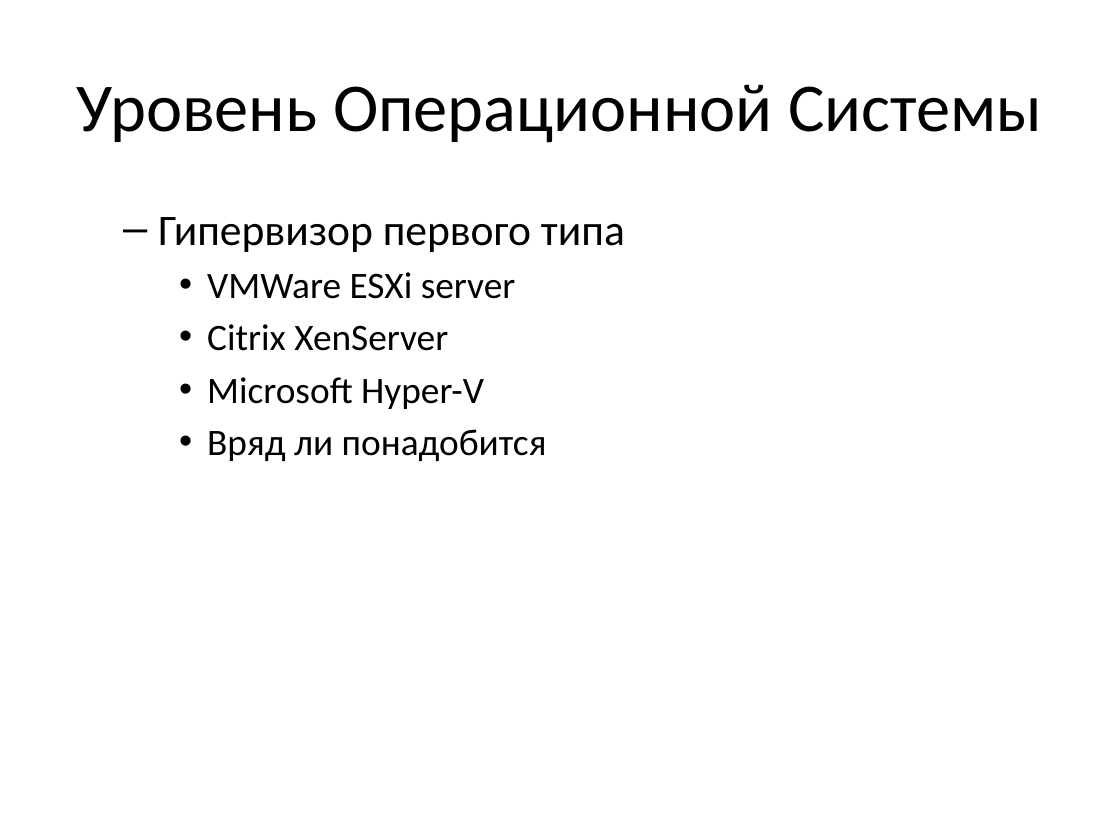
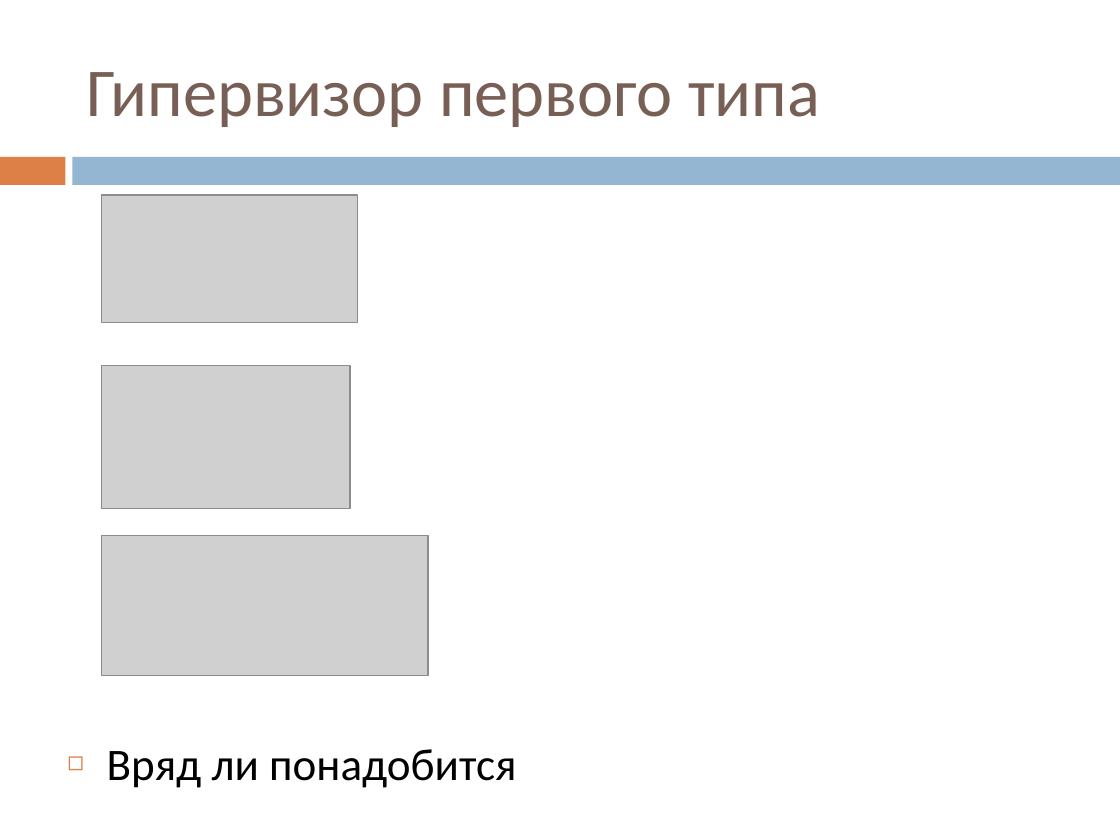
Before and after one commit to vitali-kviatkouski/personal, a slide deck: slide 12 of MiniQ/Virtualization.pptx (slide 10 before the commit). Drawn at 1120x840 pixels with LibreOffice and Linux fonts; fonts in the diff are those of the drawing; grey boxes stand for pictures. Boxes give left, top, right and bottom in pixels: in the first picture for what was removed or moved away, otherwise in the second. Text is boxed around its words. In the diff, an @@ line names an element or a change of style, - is before the commit and + after.

```diff
--- a/MiniQ/Virtualization.pptx
+++ b/MiniQ/Virtualization.pptx
@@ title at box(86, 72, 820, 127): text changed; text colour #000000 to #775F55 @@
-Уровень Операционной Системы
+Гипервизор первого типа
@@ rectangle added at box(0, 157, 65, 185), fill #DD8047 @@
@@ rectangle added at box(73, 157, 1120, 185), fill #94B6D2 @@
@@ picture added at box(102, 195, 357, 323) @@
@@ text at box(158, 217, 625, 409): paragraphs removed @@
-  – Гипервизор первого типа
-    • VMWare ESXi server
-    • Citrix XenServer
-    • Microsoft Hyper-V
@@ picture added at box(102, 366, 351, 508) @@
@@ picture added at box(102, 535, 429, 675) @@
@@ text "Вряд ли понадобится": place and size @@
-text "Вряд ли понадобится" at box(158, 217, 625, 461)
+text "Вряд ли понадобится" at box(107, 749, 516, 788)
@@ text "Вряд ли понадобится" at box(107, 749, 516, 788): size 24 to 29 pt; bullet • to ◻; list level 3 to 1 in "Вряд ли понадобится"; line spacing 1 to 2 @@
```
Also in this commit, not shown: 17 other slides changed, 7 slides added, 3 slides removed.
